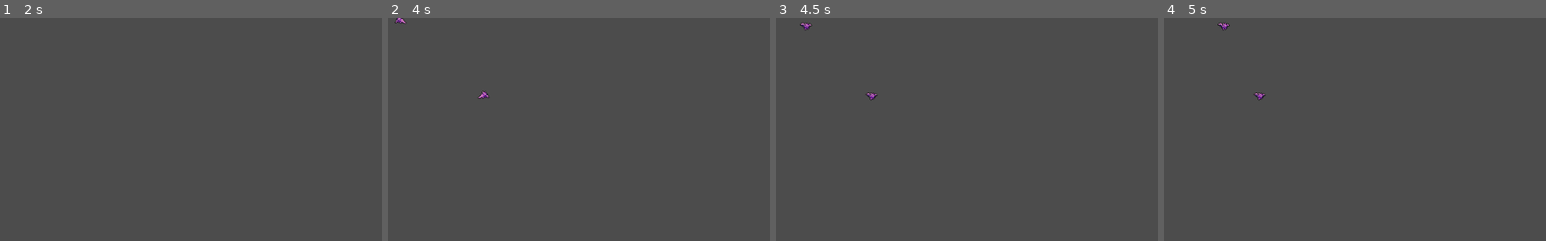
Above: before the commit, frames 1-4 (left to right).
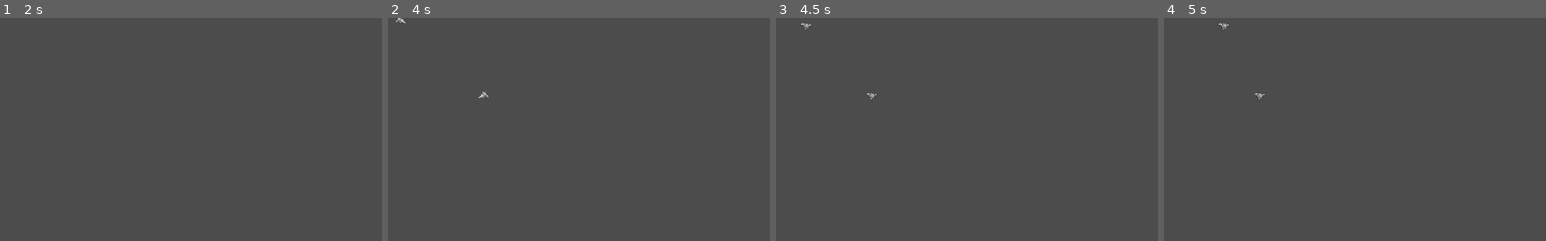
Above: after the commit, the same moments.

Repository: doomium-chloride/kiwijam2021-ADAPT
Game: Godot game, scene res://Actors/Boss.tscn
The game is run twice, just before and just after one commit, with the same random seed, the same clock (stepped at 60 frames per second) and the same inputs. This scene is started directly instead of the project's main scene.
Inputs (mouse positions are % of the whole screen's width and height, from its top left):
- Up to frame 1 (2 s): tap Enter (ui_accept) at 0.5, 0.77, 1.25, 1.52 s; move the mouse to (72, 45) at 0.52 s; hold Right (ui_right) 0.53-1.28 s; tap A (wasd_a) at 0.6 s; click (72, 45) at 0.67 s; move the mouse to (30, 55) at 1.27 s; hold Down (ui_down) from 1.28 s (still down); tap D (wasd_d) at 1.35 s
- Up to frame 2 (4 s): tap Enter (ui_accept) at 2, 3.02, 3.5, 3.77 s; move the mouse to (60, 28) at 2.02 s; release Down (ui_down) at 2.03 s; hold Right (ui_right) 2.03-2.78 s; tap S (wasd_s) at 2.1 s; move the mouse to (45, 70) at 2.77 s; hold Up (ui_up) 2.78-3.53 s; tap W (wasd_w) at 2.85 s; click (45, 70) at 2.92 s; move the mouse to (80, 65) at 3.52 s; hold Left (ui_left) from 3.53 s (still down); tap A (wasd_a) at 3.6 s
- Up to frame 3 (4.5 s): keep holding Left (ui_left); tap Enter (ui_accept) at 4.25 s; move the mouse to (20, 35) at 4.27 s; tap D (wasd_d) at 4.35 s
- Up to frame 4 (5 s): keep holding Left (ui_left); tap Enter (ui_accept) at 4.52 s
The pictures show only the part of the screen within x 0-50%, y 0-50%; the shares and areas given below are measured in that part.

Frame 1 is identical in both runs. In frame 2, 0.1% of the frame differs, in the area x 1-27%, y 0-37%; in frame 3, 0.1%; in frame 4, 0.1%, in the area x 14-27%, y 2-37%.

Commit message:
Drones switch colour depending on sid

Diff:
--- a/Enemies/Enemy.tscn
+++ b/Enemies/Enemy.tscn
@@ -1,6 +1,6 @@
 [gd_scene load_steps=25 format=2]
 
-[ext_resource path="res://Enemies/Bat.png" type="Texture" id=1]
+[ext_resource path="res://Assets/Drone/WhiteDrone.png" type="Texture" id=1]
 [ext_resource path="res://Player/Boss.gd" type="Script" id=2]
 
 [sub_resource type="CapsuleShape2D" id=1]
--- a/Player/Boss.gd
+++ b/Player/Boss.gd
@@ -8,6 +8,7 @@
 
 var enemy_class = load("res://Enemies/Enemy.tscn")
 const bullet_class = preload("res://Actors/Bullet.tscn")
+const dark_texture = preload("res://Assets/Drone/BlackDrone.png")
 
 var is_darkness = false
 var is_light = true
@@ -142,6 +143,7 @@
 	adapted = true
 	is_darkness = true
 	is_light = false
+	$Sprite.texture = dark_texture
 
 func take_damage(damage):
 	hp -= damage
Renamed: Assets/Drone/BlackDronexcf.png -> Assets/Drone/BlackDrone.png
Not shown, changed: Assets/Drone/BlackDrone.png.import
Not shown, added: Assets/Drone/BlackDrone.xcf
